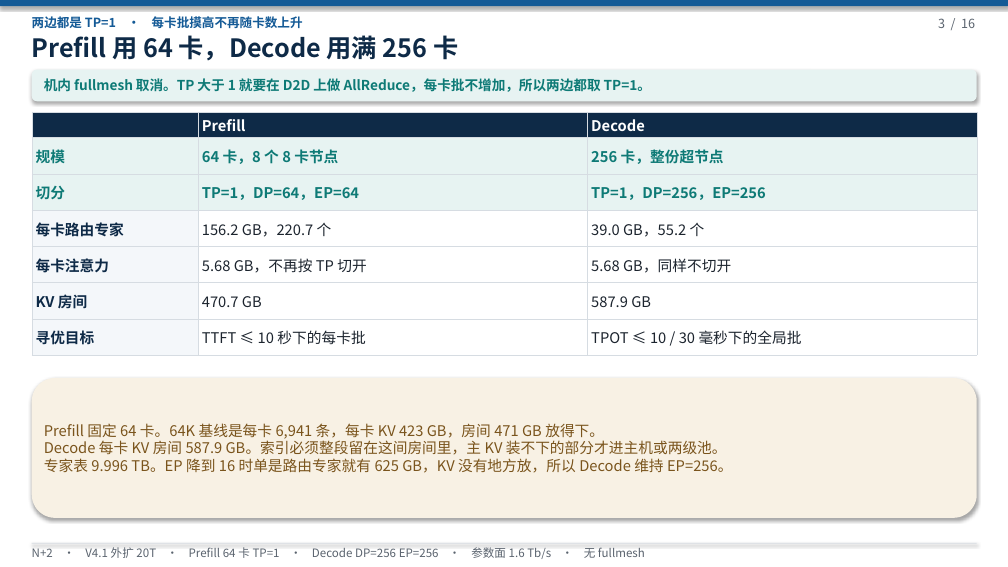
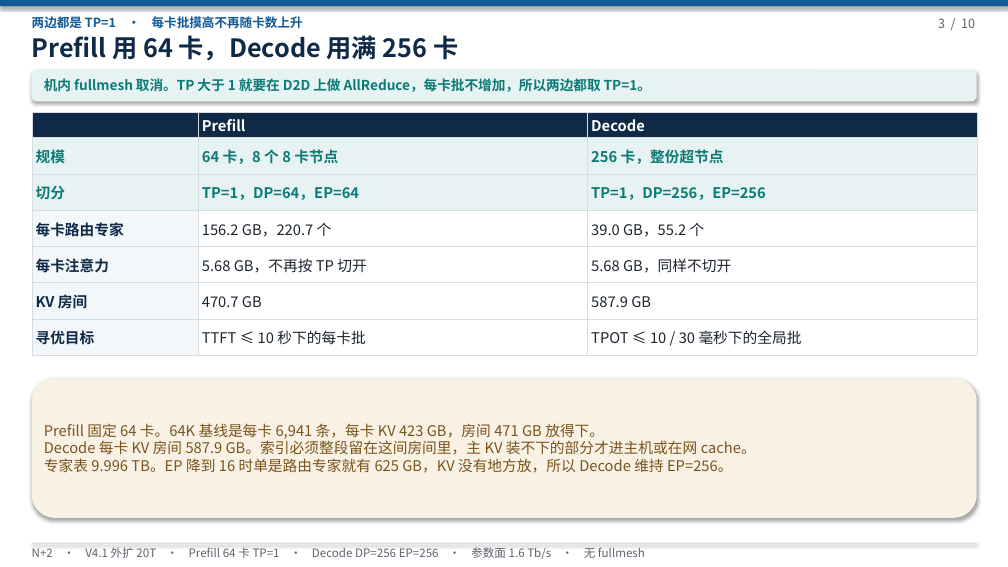
Before and after one commit to 69515164-rgb/UCL-MPComm, a slide deck: slide 3 of docs/N+2-20T-V4.1-无TP.pptx. Drawn at 1008x567 pixels with LibreOffice and Linux fonts; fonts in the diff are those of the drawing. Boxes give left, top, right and bottom in pixels: in the first picture for what was removed or moved away, otherwise in the second. Text is boxed around its words. In the diff, an @@ line names an element or a change of style, - is before the commit and + after.

```diff
--- a/docs/N+2-20T-V4.1-无TP.pptx
+++ b/docs/N+2-20T-V4.1-无TP.pptx
@@ text at [938,18,975,28]: text changed @@
-3 / 16
+3 / 10
@@ text at [44,440,756,455]: text changed @@
-Decode 每卡 KV 房间 587.9 GB。索引必须整段留在这间房间里，主 KV 装不下的部分才进主机或两级池。
+Decode 每卡 KV 房间 587.9 GB。索引必须整段留在这间房间里，主 KV 装不下的部分才进主机或在网 cache。
```
Also in this commit, not shown: 9 other slides changed, 6 slides removed, 1 other file.
